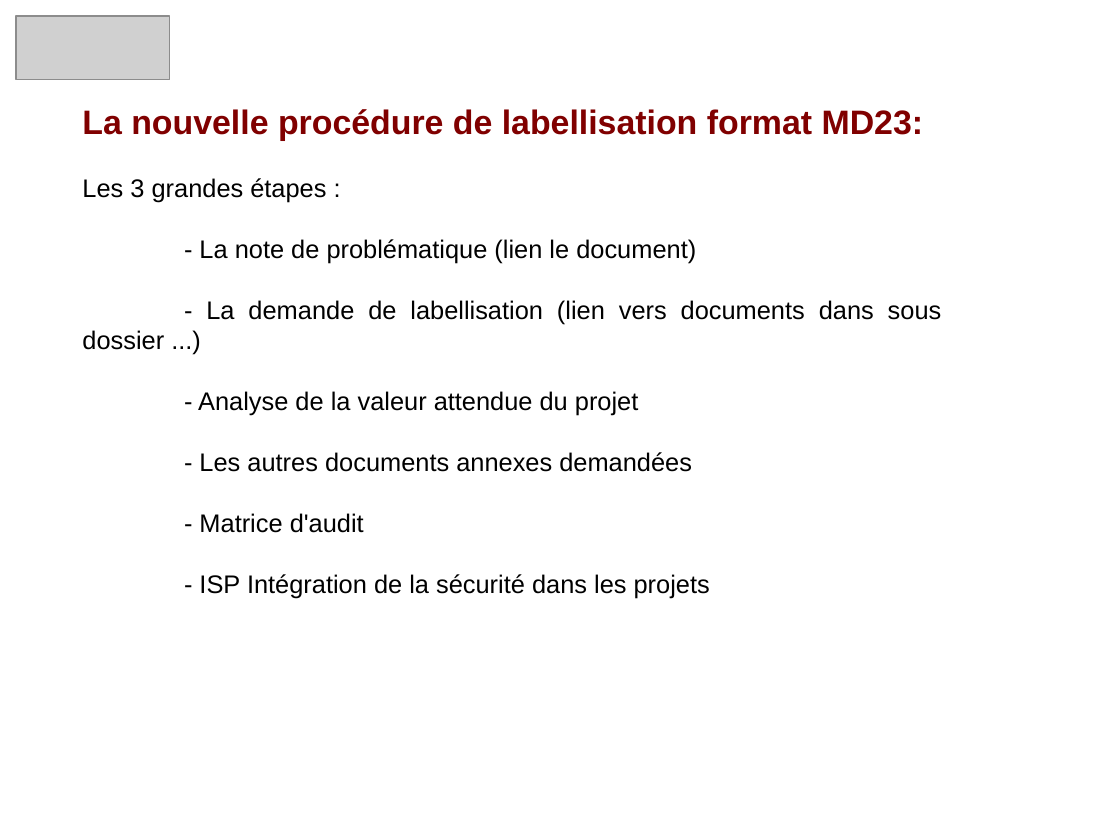
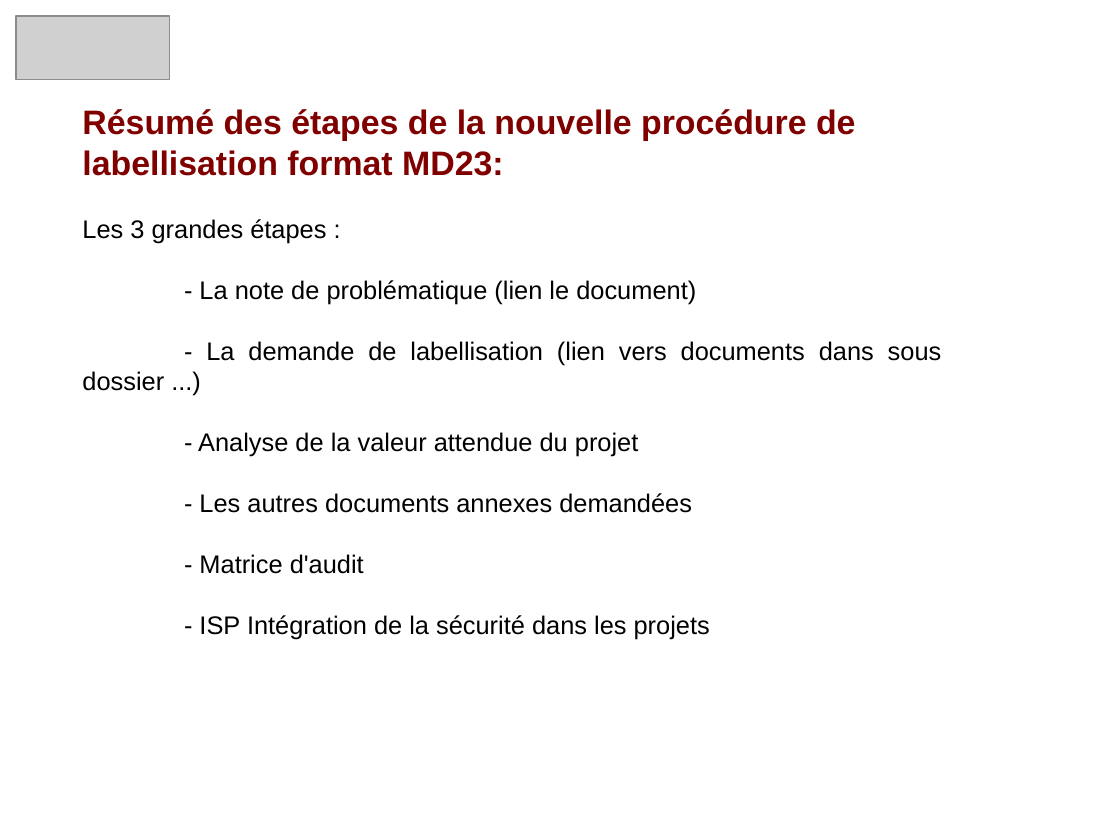
Before and after one commit to heylve/current, a slide deck: slide 9 of Rencontre_devs/pres_labellisation_10_2017.odp. Drawn at 1120x840 pixels with LibreOffice and Linux fonts; fonts in the diff are those of the drawing; grey boxes stand for pictures. Boxes give left, top, right and bottom in pixels: in the first picture for what was removed or moved away, otherwise in the second. Text is boxed around its words. In the diff, an @@ line names an element or a change of style, - is before the commit and + after.

```diff
--- a/Rencontre_devs/pres_labellisation_10_2017.odp
+++ b/Rencontre_devs/pres_labellisation_10_2017.odp
@@ text at (82,109,856,176): text changed @@
-La nouvelle procédure de labellisation format MD23:
+Résumé des étapes de la nouvelle procédure de labellisation format MD23:
```
Also in this commit, not shown: 4 other slides changed, 1 other file.
